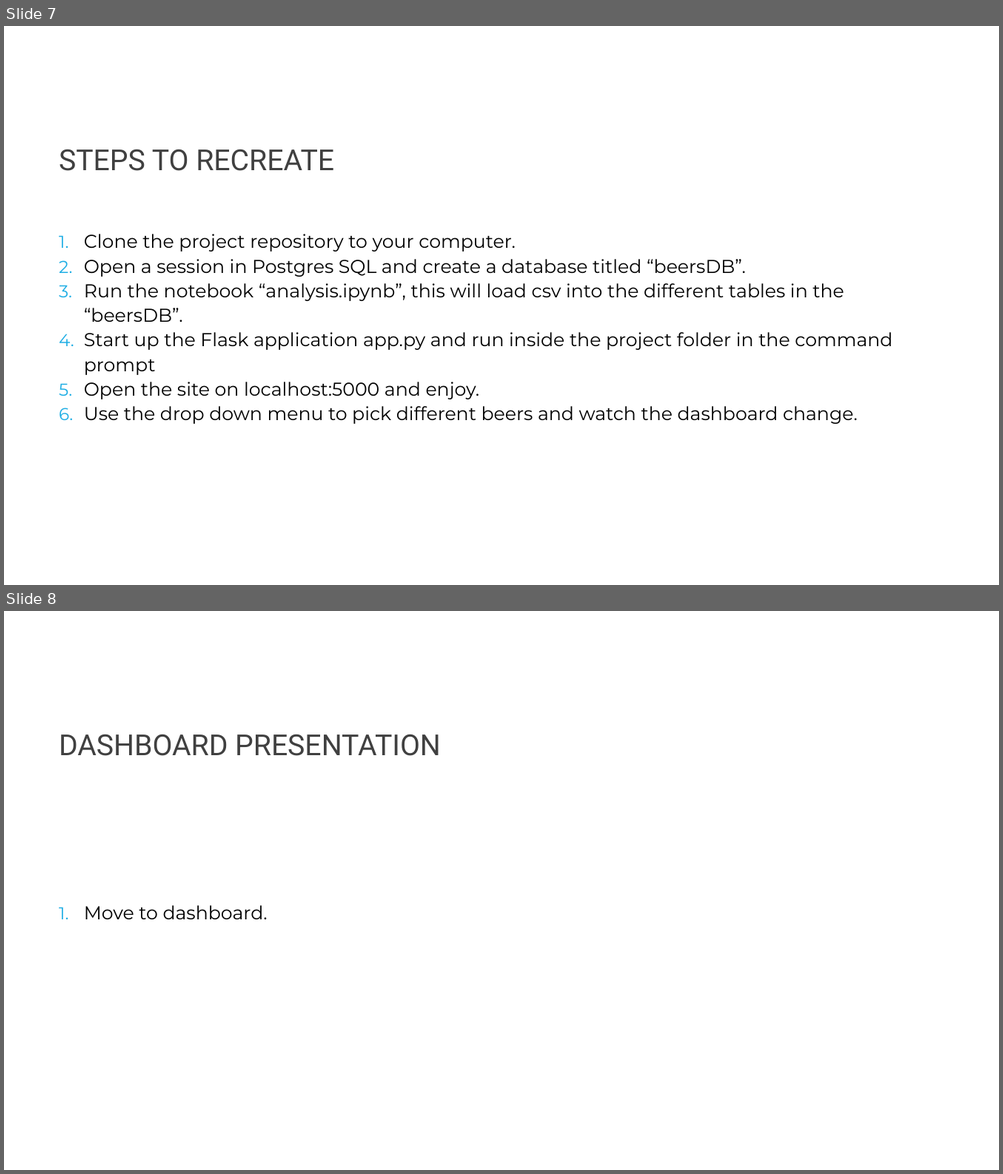
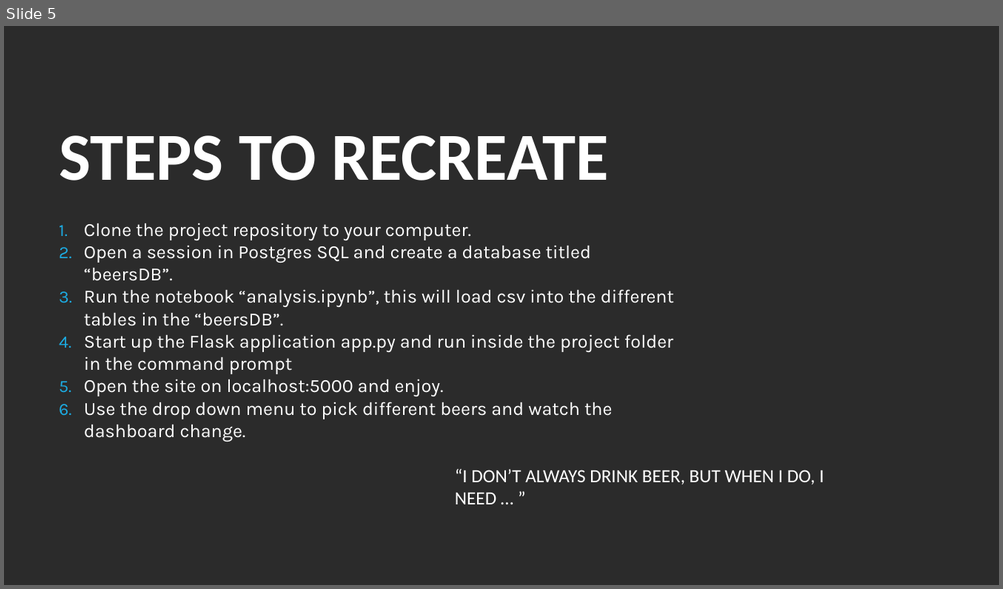
Before and after one commit to j1-aggie/Beers-of-the-USA, a slide deck: Beers of the USA.pptx. Shown one above the other, each under a label of ours: slides 7 and 8 before the commit, slide 5 after it. The pictures are 1003x1174 and 1003x589 pixels, drawn with LibreOffice and Linux fonts; fonts in the diff are those of the drawing; background and template pictures are left out; a plain dark background stands for a picture behind light text. Boxes give left, top, right and bottom in pixels: in the first picture for what was removed or moved away, otherwise in the second. Text is boxed around its words. In the diff, an @@ line names an element or a change of style, - is before the commit and + after.

```diff
--- a/Beers of the USA.pptx
+++ b/Beers of the USA.pptx
@@ slide 8 removed at <box>4,611,999,1170</box>, background #FFFFFF @@
@@ title removed at <box>59,734,441,756</box> @@
-DASHBOARD PRESENTATION
@@ text removed at <box>84,906,267,920</box> @@
-1. Move to dashboard.
@@ what was slide 7 is now slide 5 @@
@@ slide 5 changed as well @@
@@ background #FFFFFF to picture (left out) @@
@@ text "STEPS TO RECREATE": place and size @@
-text "STEPS TO RECREATE" at <box>59,149,334,171</box>
+text "STEPS TO RECREATE" at <box>59,136,608,181</box>
@@ text "STEPS TO RECREATE" at <box>59,136,608,181</box>: size 28 to 65 pt, font Roboto to Calibri, text colour #404040 to #FFFFFF, bold on @@
@@ text "Clone the project repository to ..." at <box>84,223,674,442</box>: font Montserrat to Karla, text colour #000000 to #FFFFFF; line spacing 1.1 to 1 @@
@@ text added at <box>455,469,823,505</box>, 18 pt, text #FFFFFF @@
+“I DON’T ALWAYS DRINK BEER, BUT WHEN I DO, I NEED … ”
```
Also in this commit, not shown: 4 other slides changed, 1 slide added, 2 other slides removed.
